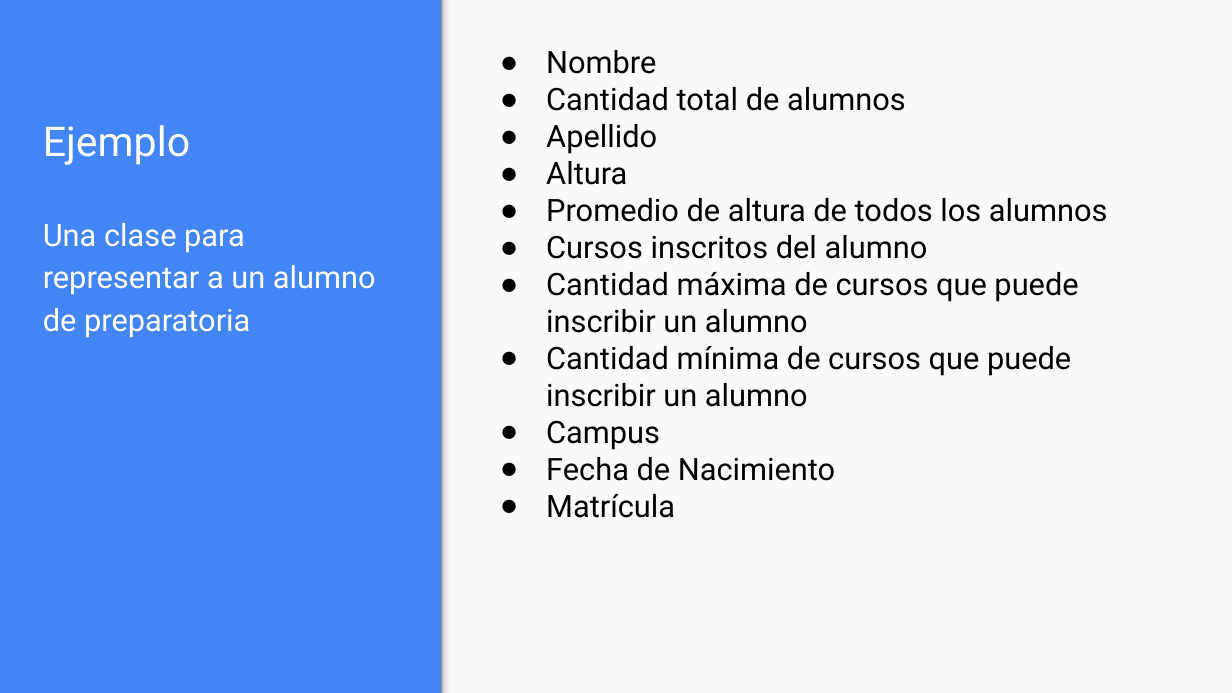
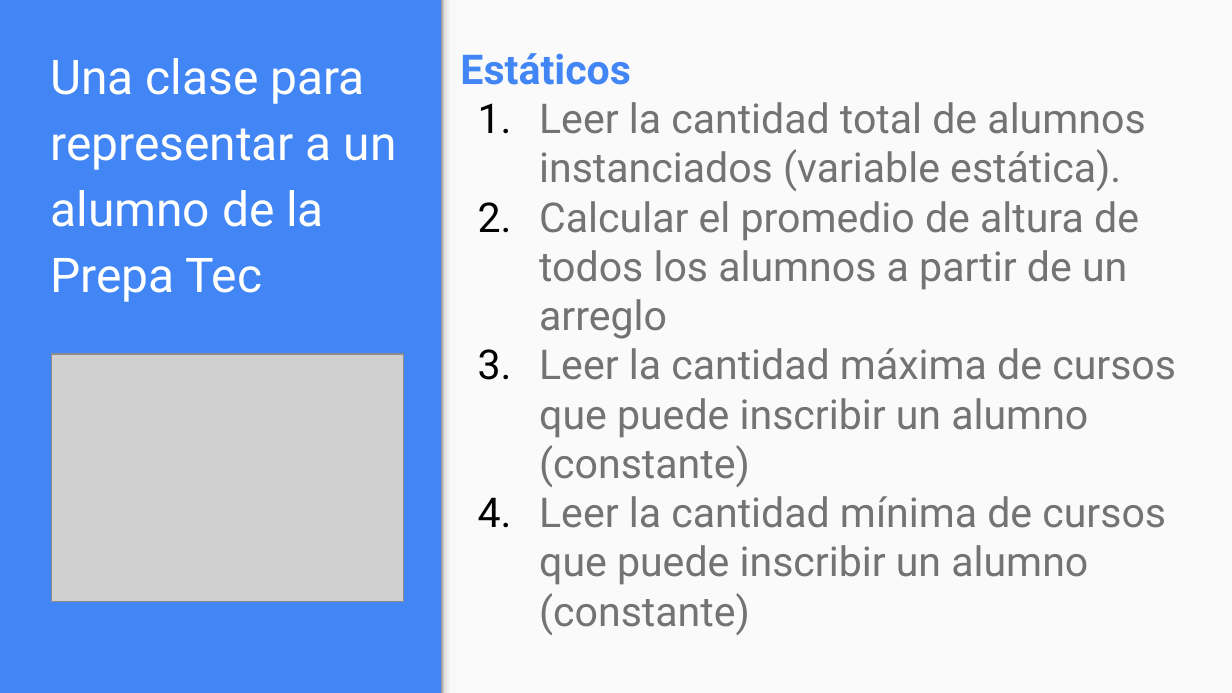
Before and after one commit to OMardil/INFO2, a slide deck: slide 16 of MOD06_Variables_y_metodos_estaticos/01 Presentacion/INFO2_MOD06-Variables_y_metodos_estaticos.pptx (slide 9 before the commit). Drawn at 1232x693 pixels with LibreOffice and Linux fonts; fonts in the diff are those of the drawing; grey boxes stand for pictures. Boxes give left, top, right and bottom in pixels: in the first picture for what was removed or moved away, otherwise in the second. Text is boxed around its words. In the diff, an @@ line names an element or a change of style, - is before the commit and + after.

```diff
--- a/MOD06_Variables_y_metodos_estaticos/01 Presentacion/INFO2_MOD06-Variables_y_metodos_estaticos.pptx
+++ b/MOD06_Variables_y_metodos_estaticos/01 Presentacion/INFO2_MOD06-Variables_y_metodos_estaticos.pptx
@@ text at box(50, 58, 397, 302): text changed; size 18 to 28 pt @@
-Una clase para representar a un alumno de preparatoria
+Una clase para representar a un alumno de la Prepa Tec
@@ text at box(460, 53, 1176, 635): text changed; size 18 to 24 pt; text colour #000000 to #737373 @@
-● Nombre
-● Cantidad total de alumnos
-● Apellido
-● Altura
-● Promedio de altura de todos los alumnos
-● Cursos inscritos del alumno
-● Cantidad máxima de cursos que puede inscribir un alumno
-● Cantidad mínima de cursos que puede inscribir un alumno
-● Campus
-● Fecha de Nacimiento
-● Matrícula
+Estáticos
+1. Leer la cantidad total de alumnos instanciados (variable estática).
+2. Calcular el promedio de altura de todos los alumnos a partir de un arreglo
+3. Leer la cantidad máxima de cursos que puede inscribir un alumno (constante)
+4. Leer la cantidad mínima de cursos que puede inscribir un alumno (constante)
@@ title removed at box(43, 125, 190, 165) @@
-Ejemplo
@@ picture added at box(52, 354, 404, 601) @@
```
Also in this commit, not shown: 13 other slides changed, 4 slides added, 3 slides removed, 22 other files.
